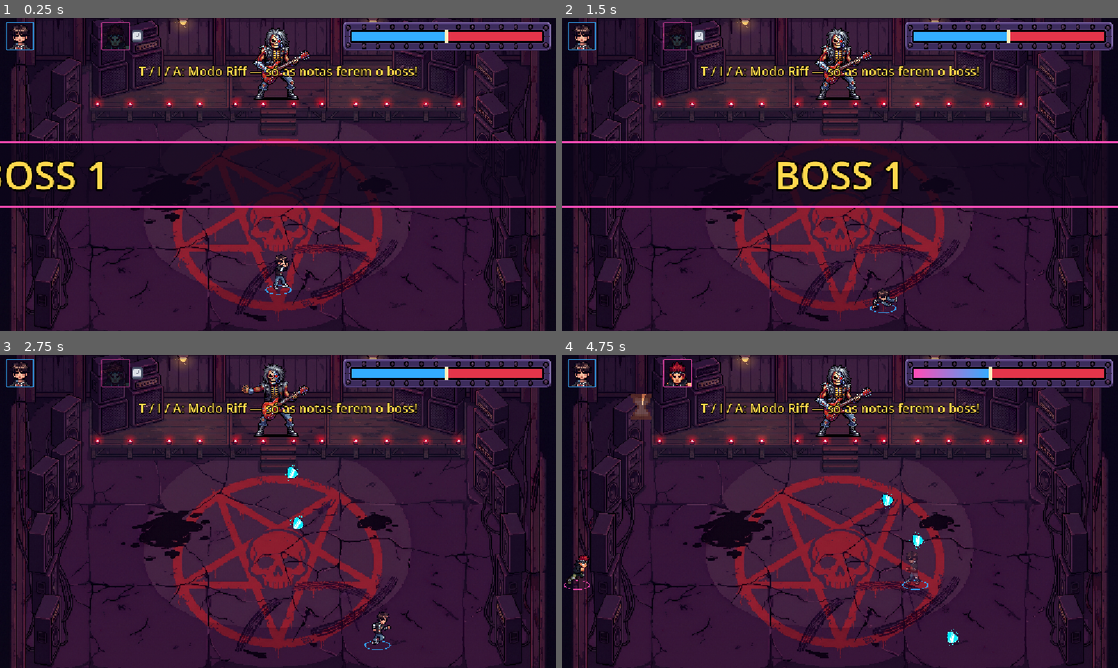
Above: before the commit, frames 1-4 (two rows, left to right).
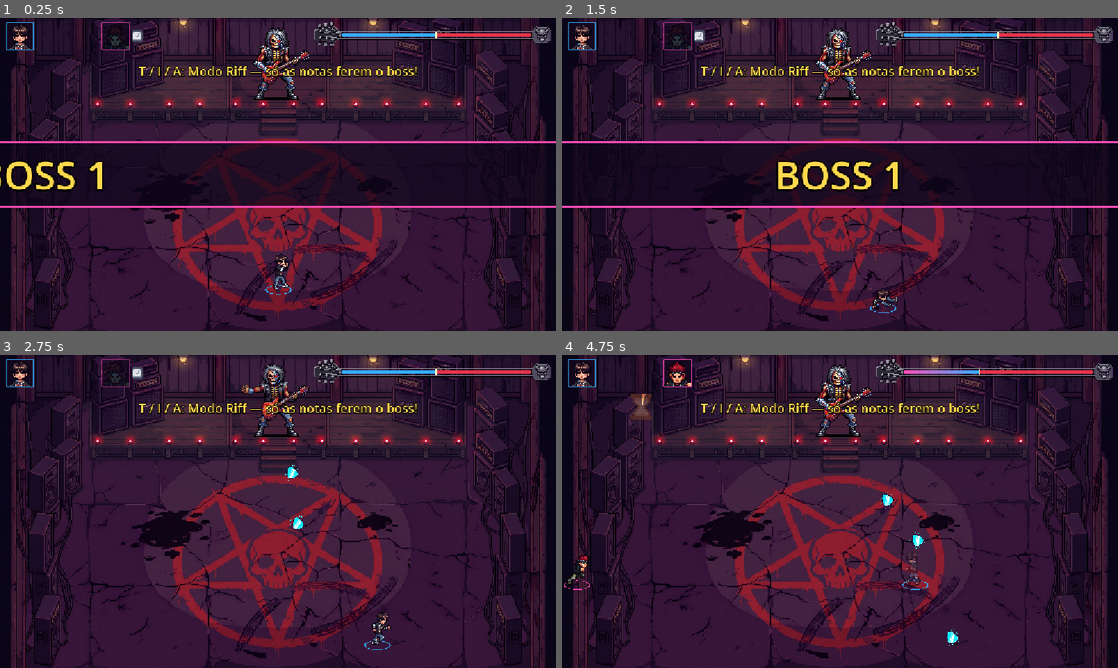
Above: after the commit, the same moments.

Repository: lucas-gif561/metalworld
Game: Godot game, scene res://fases/boss_1/boss_1.tscn
The game is run twice, just before and just after one commit, with the same random seed, the same clock (stepped at 60 frames per second) and the same inputs. This scene is started directly instead of the project's main scene. Sound files missing from this copy of the repository are replaced by a short silence.
Inputs (mouse positions are in pixels of both pictures, inside the frame that each line leads up to):
- Up to frame 1 (0.25 s): no input
- Up to frame 2 (1.5 s): tap Enter at 0.5 s; move the mouse to (962, 158) at 0.52 s; hold D (mover_direita) 0.53-1.28 s; hold F (atacar) 0.53-1.28 s; click (962, 158) at 0.67 s; move the mouse to (728, 190) at 1.27 s; hold S (mover_baixo) from 1.28 s (still down); tap G (dodge) at 1.35 s
- Up to frame 3 (2.75 s): move the mouse to (333, 442) at 2.02 s; release S (mover_baixo) at 2.03 s; hold D (mover_direita) from 2.03 s (still down); tap Y (interagir) at 2.1 s
- Up to frame 4 (4.75 s): move the mouse to (812, 574) at 2.77 s; release D (mover_direita) at 2.78 s; hold W (mover_cima) 2.78-3.53 s; tap R (p1_reiniciar) at 2.85 s; click (812, 574) at 2.92 s; move the mouse to (1006, 558) at 3.52 s; hold A (mover_esquerda) from 3.53 s (still down); tap T (p1_riff_mode) at 3.6 s; move the mouse to (673, 464) at 4.27 s; tap J (p2_atacar) at 4.35 s

The runs differ from the first frame. In frame 1, 3.0% of the frame differs, in the area x 56-100%, y 1-11%; in frame 2, 3.0%; in frame 3, 3.0%; in frame 4, 3.2%.

Commit message:
Boss: moldura de braço de guitarra na vida do boss e no cabo de força
Co-Authored-By: Claude Opus 5.5 <noreply@anthropic.com>

Diff:
--- a/ui/barra_vida_boss.tscn
+++ b/ui/barra_vida_boss.tscn
@@ -1,6 +1,6 @@
 [gd_scene format=3]
 
-[ext_resource type="Texture2D" path="res://ui/sprites/botao_menu.png" id="1_moldura"]
+[ext_resource type="Texture2D" path="res://ui/sprites/barra_boss.png" id="1_moldura"]
 
 [sub_resource type="StyleBoxFlat" id="StyleBoxFlat_fundo"]
 bg_color = Color(0.12, 0.05, 0.16, 1)
@@ -12,10 +12,10 @@
 anchors_preset = 1
 anchor_left = 1.0
 anchor_right = 1.0
-offset_left = -422.0
-offset_top = 28.0
-offset_right = -30.0
-offset_bottom = 48.0
+offset_left = -460.0
+offset_top = 31.0
+offset_right = -68.0
+offset_bottom = 40.0
 grow_horizontal = 0
 mouse_filter = 2
 theme_override_styles/background = SubResource("StyleBoxFlat_fundo")
@@ -28,17 +28,14 @@
 anchors_preset = 15
 anchor_right = 1.0
 anchor_bottom = 1.0
-offset_left = -20.0
-offset_top = -20.0
-offset_right = 20.0
+offset_left = -42.0
+offset_top = -23.0
+offset_right = 58.0
 offset_bottom = 20.0
 grow_horizontal = 2
 grow_vertical = 2
 mouse_filter = 2
 texture = ExtResource("1_moldura")
-draw_center = false
-patch_margin_left = 20
-patch_margin_top = 20
-patch_margin_right = 20
-patch_margin_bottom = 20
-axis_stretch_horizontal = 2
+patch_margin_left = 42
+patch_margin_right = 58
+axis_stretch_horizontal = 1
--- a/ui/cabo_de_forca.gd
+++ b/ui/cabo_de_forca.gd
@@ -1,6 +1,7 @@
 extends Control
 ## Cabo de força: uma barra só, a dupla de um lado e o boss (vermelho) do
-## outro. Visual na cena: barra dentro da moldura dos botões do menu.
+## outro. Visual na cena: barra dentro do braço de guitarra (barra_boss.png),
+## espelhado para a caveira ficar do lado do boss.
 ## O lado da dupla é azul com só o P1 e, com o P2 na partida, um gradiente
 ## do rosa (P2) ao azul (P1), com o azul encostando no vermelho do boss.
 
--- a/ui/cabo_de_forca.tscn
+++ b/ui/cabo_de_forca.tscn
@@ -1,7 +1,7 @@
 [gd_scene format=3]
 
 [ext_resource type="Script" path="res://ui/cabo_de_forca.gd" id="1_cabo"]
-[ext_resource type="Texture2D" path="res://ui/sprites/botao_menu.png" id="2_moldura"]
+[ext_resource type="Texture2D" path="res://ui/sprites/barra_boss.png" id="2_moldura"]
 
 [sub_resource type="StyleBoxFlat" id="StyleBoxFlat_boss"]
 bg_color = Color(0.894, 0.208, 0.29, 1)
@@ -23,10 +23,10 @@
 anchors_preset = 1
 anchor_left = 1.0
 anchor_right = 1.0
-offset_left = -442.0
+offset_left = -502.0
 offset_top = 8.0
 offset_right = -10.0
-offset_bottom = 68.0
+offset_bottom = 60.0
 grow_horizontal = 0
 mouse_filter = 2
 script = ExtResource("1_cabo")
@@ -38,9 +38,9 @@
 anchors_preset = 15
 anchor_right = 1.0
 anchor_bottom = 1.0
-offset_left = 20.0
-offset_top = 20.0
-offset_right = -20.0
+offset_left = 58.0
+offset_top = 23.0
+offset_right = -42.0
 offset_bottom = -20.0
 grow_horizontal = 2
 grow_vertical = 2
@@ -57,22 +57,21 @@
 anchors_preset = 15
 anchor_right = 1.0
 anchor_bottom = 1.0
+scale = Vector2(-1, 1)
+pivot_offset = Vector2(246, 26)
 grow_horizontal = 2
 grow_vertical = 2
 mouse_filter = 2
 texture = ExtResource("2_moldura")
-draw_center = false
-patch_margin_left = 20
-patch_margin_top = 20
-patch_margin_right = 20
-patch_margin_bottom = 20
-axis_stretch_horizontal = 2
+patch_margin_left = 42
+patch_margin_right = 58
+axis_stretch_horizontal = 1
 
 [node name="Marcador" type="ColorRect" parent="."]
 layout_mode = 0
-offset_left = -3.0
-offset_top = 16.0
-offset_right = 3.0
-offset_bottom = 44.0
+offset_left = -2.0
+offset_top = 21.0
+offset_right = 2.0
+offset_bottom = 34.0
 mouse_filter = 2
 color = Color(1, 0.95, 0.75, 1)
Binary file added: ui/sprites/barra_boss.png
Not shown, added: ui/sprites/barra_boss.png.import
